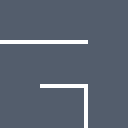
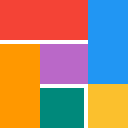
Two versions of the same layered image (128x128). Layer-by-layer changes:
removed layer "Pasted Layer" over [0, 0, 128, 128]
painted on "Background" over [0, 0, 128, 128]
